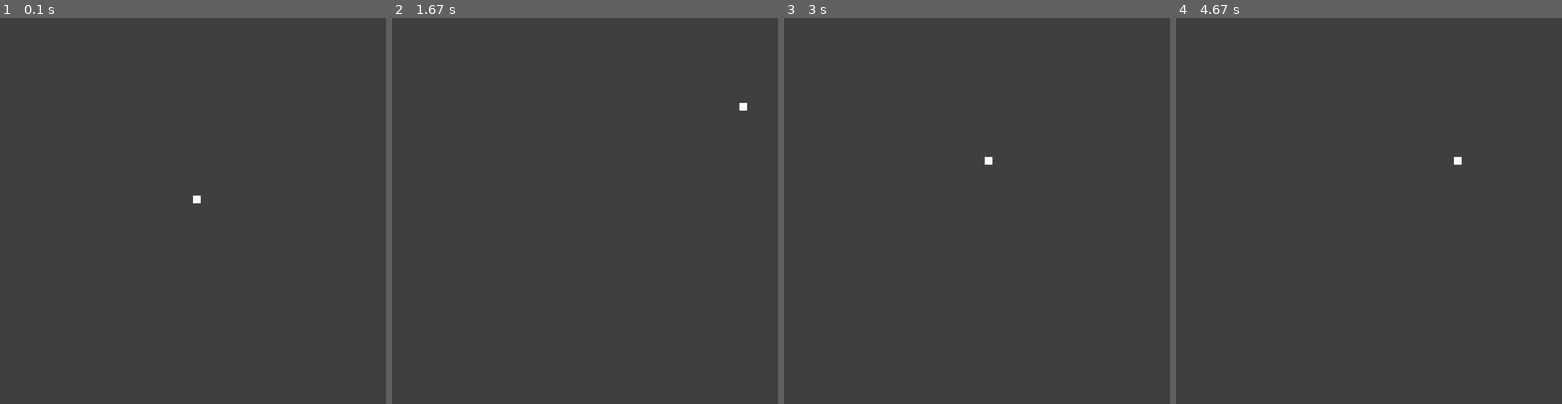
Above: before the commit, frames 1-4 (left to right).
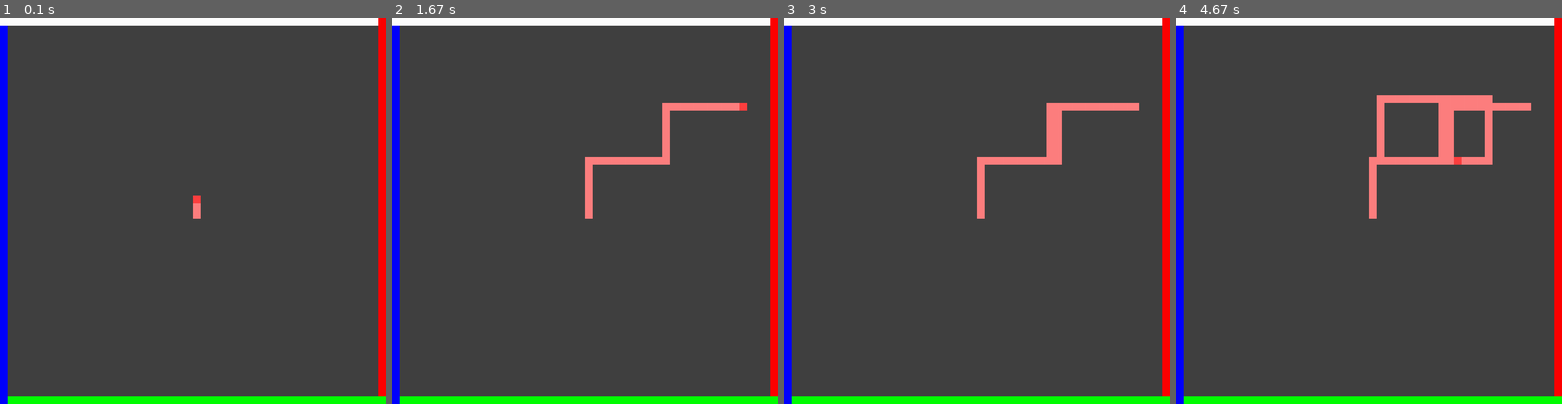
Above: after the commit, the same moments.

Repository: JustWatcher124/TronAgent-Zeus
Game: pygame game, started from main.py
Two runs of this game, one before a commit and one after it. Both use one fixed random seed, a clock stepped at 60 frames per second and the inputs below.
Inputs:
- Up to frame 1 (0.1 s): no input
- Up to frame 2 (1.67 s): hold Right 0.33-0.8 s; hold Up 0.83-1.13 s; hold Right 1.17-1.63 s
- Up to frame 3 (3 s): hold Left 1.67-2.2 s; hold Down 2.23-2.53 s; hold Left 2.57-2.97 s
- Up to frame 4 (4.67 s): hold Up 3-3.37 s; hold Right 3.4-4.03 s; hold Down 4.07-4.43 s; hold Left from 4.47 s (still down)

The runs differ from the first frame. In frame 1, 8.0% of the frame differs, in the area x 0-100%, y 0-100%; in frame 2, 9.2%; in frame 3, 9.5%; in frame 4, 11%.

Commit message:
working tron again

Diff:
--- /dev/null
+++ b/ObjectLoader.py
@@ -0,0 +1,70 @@
+from game_object.ObjectManager import ObjectManager
+from position import Position
+from lightcycle.LightCycleHead import LightCycleHead
+from Wall import Wall
+from settings import PLAYER_HEAD_COLOR, PLAYER_TAIL_COLOR, WALL_COLOR_LEFT, WALL_COLOR_RIGHT, WALL_COLOR_BOTTOM, WALL_COLOR_TOP, SCREEN_WIDTH, SCREEN_HEIGHT, BLOCK_SIZE
+
+
+class ObjectLoader:
+
+    def __init__(self) -> None:
+        self._object_manager = ObjectManager()
+
+    def load_objects(self) -> None:
+        self._load_players()
+        self._load_walls()
+
+
+    def _load_players(self) -> None:
+        player_one = LightCycleHead(
+            Position(500, 500),
+            "player_one",
+            PLAYER_HEAD_COLOR,
+            PLAYER_TAIL_COLOR
+        )
+
+        self._object_manager.attach(player_one)
+
+    def _load_walls(self) -> None:
+        x_len = int(SCREEN_WIDTH / BLOCK_SIZE) - 1
+        y_len = int(SCREEN_HEIGHT / BLOCK_SIZE) - 1
+
+        # TOP
+        for x_top in range(x_len):
+            self._object_manager.attach(
+                Wall(
+                    Position(x_top * BLOCK_SIZE, 0),
+                    f"wall_top{x_top}",
+                    WALL_COLOR_TOP
+                )
+            )
+
+        # BOTTOM
+        for x_bottom in range(x_len):
+            self._object_manager.attach(
+                Wall(
+                    Position(x_bottom * BLOCK_SIZE + BLOCK_SIZE, y_len * BLOCK_SIZE),
+                    f"wall_bottom{x_bottom}",
+                    WALL_COLOR_BOTTOM
+                )
+            )
+
+        # RIGHT
+        for y_right in range(y_len):
+            self._object_manager.attach(
+                Wall(
+                    Position(x_len * BLOCK_SIZE, y_right * BLOCK_SIZE),
+                    f"wall_right{y_right}",
+                    WALL_COLOR_RIGHT
+                )
+            )
+
+        # LEFT
+        for y_left in range(y_len):
+            self._object_manager.attach(
+                Wall(
+                    Position(0, y_left * BLOCK_SIZE + BLOCK_SIZE),
+                    f"wall_left{y_left}",
+                    WALL_COLOR_LEFT
+                )
+            )
--- a/Wall.py
+++ b/Wall.py
@@ -1,9 +1,16 @@
-from pygame import Color
+from typing import Tuple
+from game_object.CollisionManager import CollisionManger
 from game_object.base.GameObject import GameObject
 from position import Position
 
 
 class Wall(GameObject):
 
-    def __init__(self, position: Position, name: str, color: Color) -> None:
+    def __init__(self, position: Position, name: str, color: Tuple) -> None:
         super().__init__(position, name, color)
+
+        collision_manager = CollisionManger()
+        collision_manager.attach(self)
+
+    def on_collide(self, observer) -> None:
+        print("my name is", self.name, "and I collided with", observer.name)
--- a/game.py
+++ b/game.py
@@ -1,10 +1,10 @@
 import pygame
 from pygame.time import Clock
+from ObjectLoader import ObjectLoader
 from PygameEvents import PygameEvents
-from lightcycle.LightCycleHead import LightCycleHead
+from game_object.CollisionManager import CollisionManger
 from game_object.ObjectManager import ObjectManager
-from position import Position
-from settings import BLOCK_SIZE, FPS, SCREEN_HEIGHT, SCREEN_WIDTH
+from settings import FPS
 from screen import Screen
 
 pygame.init()
@@ -22,9 +22,11 @@
         self._screen = Screen()
         self._object_manager = ObjectManager()
         self._pygame_events = PygameEvents()
+        self._object_loader = ObjectLoader()
+        self._collision_manager = CollisionManger()
 
     def start(self) -> None:
-        self._load_objects()
+        self._object_loader.load_objects()
         self._run()
 
     def _run(self) -> None:
@@ -33,22 +35,10 @@
             self._pygame_events.update()
             for event in self._pygame_events.events:
                 if event.type == pygame.QUIT:
-                    print("hello")
                     pygame.quit()
             self._object_manager.update()
+            self._collision_manager.check_for_collisions()
             self._screen.render(self._object_manager)
             self._clock.tick(FPS)
 
         pygame.quit()
-
-    def _load_objects(self):
-        player_one = LightCycleHead(Position(500, 500), "player_one", pygame.Color(255,255,255))
-        self._object_manager.attach(player_one)
-
-    def _load_walls(self):
-        x_len = int(SCREEN_WIDTH / BLOCK_SIZE) - 1
-        y_len = int(SCREEN_HEIGHT / BLOCK_SIZE) - 1
-
-        # TOP
-        for position in range(1, x_len, BLOCK_SIZE):
-            print(position)
--- a/game_object/CollisionManager.py
+++ b/game_object/CollisionManager.py
@@ -1,18 +1,26 @@
-from game_object.collision.CollisionObserver import CollisionObserver
-from game_object.collision.CollisionSubject import CollisionSubject
+from typing import List
+from game_object.base.GameObject import GameObject
+from singleton.SingletonMeta import SingletonMeta
 
 
-class CollisionManger(CollisionSubject):
+class CollisionManger(metaclass=SingletonMeta):
 
-    _state: int = 1
-    _observers: list[CollisionObserver] = []
+    _observers: List[GameObject]
 
-    def attach(self, observer: CollisionObserver) -> None:
+    def __init__(self) -> None:
+        self._observers = []
+
+    def attach(self, observer: GameObject) -> None:
         self._observers.append(observer)
 
-    def detach(self, observer: CollisionObserver) -> None:
+    def detach(self, observer: GameObject) -> None:
         self._observers.remove(observer)
 
-    def notify(self) -> None:
+
+    ### POTENTIAL PERFORMANCE BOTTLENECK
+    def check_for_collisions(self) -> None:
         for observer in self._observers:
-            observer.on_collide(self)
+            for observer_collided_with in self._observers:
+                if not observer is observer_collided_with:
+                    if observer.position == observer_collided_with.position:
+                        observer.on_collide(observer_collided_with)
--- a/game_object/ObjectManager.py
+++ b/game_object/ObjectManager.py
@@ -4,10 +4,10 @@
 
 
 class ObjectManager(metaclass=SingletonMeta):
-    _game_objects: List[GameObject] = []
+    _game_objects: List[GameObject]
 
     def __init__(self) -> None:
-        pass
+        self._game_objects = []
 
     def attach(self, game_object:GameObject) -> None:
         self._game_objects.append(game_object)
--- a/game_object/base/GameObject.py
+++ b/game_object/base/GameObject.py
@@ -1,15 +1,14 @@
-from pygame import Color
+from typing import Tuple
 from game_object.ObjectObserver import ObjectObserver
 from game_object.collision.CollisionObserver import CollisionObserver
-from game_object.collision.CollisionSubject import CollisionSubject
 from position import Position
 
 class GameObject(CollisionObserver, ObjectObserver):
     position: Position
-    color: Color
+    color: Tuple
     name: str
 
-    def __init__(self, position: Position, name: str, color: Color) -> None:
+    def __init__(self, position: Position, name: str, color: Tuple) -> None:
         super().__init__()
         self.position = position
         self.name = name
@@ -19,7 +18,8 @@
         pass
 
     def update(self) -> None:
-        print("Hello")
+        pass
 
-    def on_collide(self, subject: CollisionSubject) -> None:
+    def on_collide(self, observer) -> None:
+        print("Collide!", observer.name)
         pass
--- a/game_object/collision/CollisionObserver.py
+++ b/game_object/collision/CollisionObserver.py
@@ -1,5 +1,4 @@
 from abc import ABC, abstractmethod
-from game_object.collision.CollisionSubject import CollisionSubject
 
 class CollisionObserver(ABC):
     """
@@ -7,7 +6,7 @@
     """
 
     @abstractmethod
-    def on_collide(self, subject: CollisionSubject) -> None:
+    def on_collide(self, observer) -> None:
         """
         Receive update from subject.
         """
--- a/lightcycle/LightCycleHead.py
+++ b/lightcycle/LightCycleHead.py
@@ -1,18 +1,40 @@
-from pygame import Color
+from typing import Tuple
+from game_object.CollisionManager import CollisionManger
+from game_object.ObjectManager import ObjectManager
 from game_object.base.GameObject import GameObject
-from game_object.collision.CollisionSubject import CollisionSubject
 from lightcycle.LightCycleController import LightCycleController
+from lightcycle.LightCycleTail import LightCycleTail
 from position import Position
 
 class LightCycleHead(GameObject):
     _controller: LightCycleController
 
-    def __init__(self, position: Position, name: str, color: Color) -> None:
+    def __init__(self, position: Position, name: str, color: Tuple, tail_color: Tuple) -> None:
         super().__init__(position, name, color)
         self._controller = LightCycleController(position)
+        collision_manager = CollisionManger()
+        collision_manager.attach(self)
+        self._object_manager = ObjectManager()
+        self.tail_length = 0
+        self.tail_color = tail_color
 
     def update(self) -> None:
+        last_position = self.position
         self.position = self._controller.get_position()
+        self.spawn_tail(last_position)
 
-    def on_collide(self, subject: CollisionSubject) -> None:
-        pass
+
+    def on_collide(self, observer: GameObject) -> None:
+        print("my name is", self.name, "and I collided with", observer.name)
+
+    def spawn_tail(self, position: Position):
+
+        self._object_manager.attach(
+            LightCycleTail(
+                position,
+                str(self.tail_length),
+                self.tail_color
+            )
+        )
+
+        self.tail_length += 1
--- a/lightcycle/LightCycleTail.py
+++ b/lightcycle/LightCycleTail.py
@@ -1,12 +1,12 @@
+from typing import Tuple
 from game_object.base.GameObject import GameObject
-from pygame import Color
 from game_object.collision.CollisionSubject import CollisionSubject
 from position import Position
 
 class LightCycleTail(GameObject):
 
-    def __init__(self, position: Position, name: str, color: Color) -> None:
+    def __init__(self, position: Position, name: str, color: Tuple) -> None:
         super().__init__(position, name, color)
 
-    def on_collide(self, subject: CollisionSubject) -> None:
+    def on_collide(self, observer: GameObject) -> None:
         pass
--- a/settings.py
+++ b/settings.py
@@ -2,5 +2,12 @@
 SCREEN_HEIGHT = 1000
 BACKGROUND_COLOR = (66,66,66)
 BLOCK_SIZE = 20
+WALL_COLOR_TOP = (255,255,255)
+WALL_COLOR_RIGHT = (255,0,0)
+WALL_COLOR_BOTTOM = (0,255,0)
+WALL_COLOR_LEFT = (0,0,255)
+
+PLAYER_HEAD_COLOR = (255,64,64)
+PLAYER_TAIL_COLOR = (255,128,128)
 
 FPS = 20
